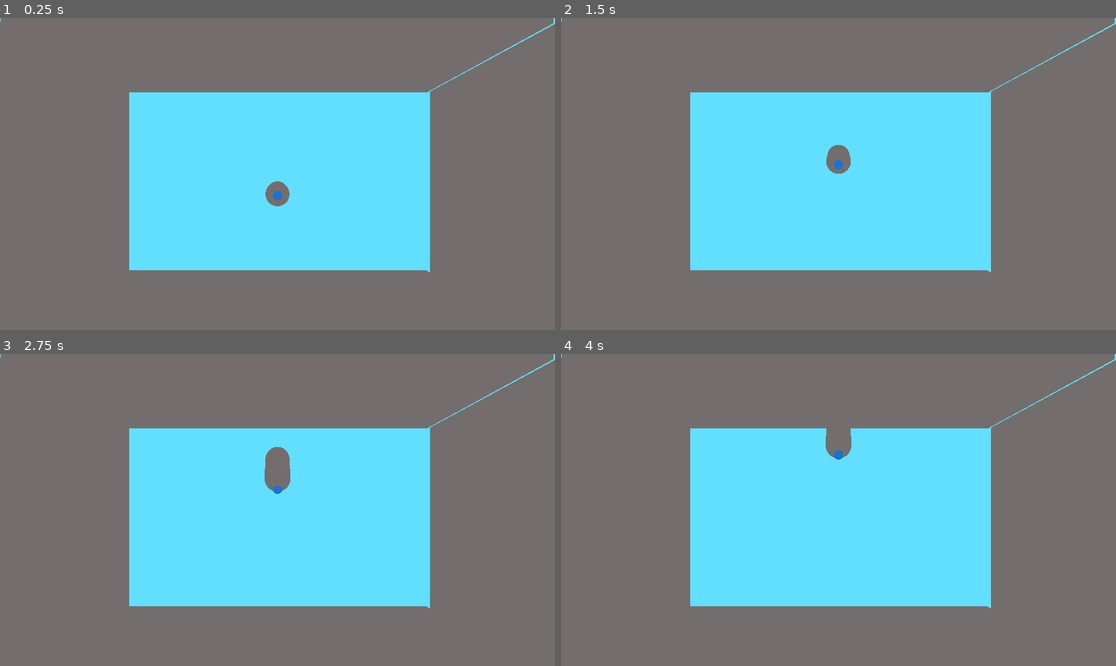
Above: before the commit, frames 1-4 (two rows, left to right).
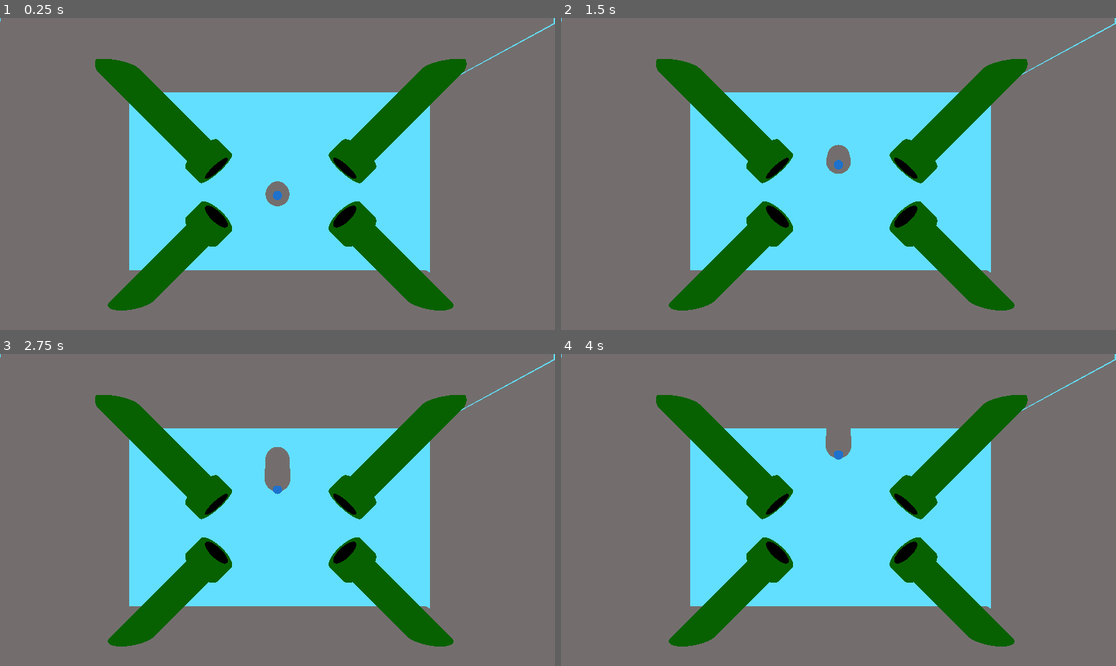
Above: after the commit, the same moments.

Repository: johnf008/Another_3d_Game
Game: Godot game, scene res://game.tscn
Two runs of this game, one before a commit and one after it. Both use one fixed random seed, a clock stepped at 60 frames per second and the inputs below.
Inputs:
- Up to frame 1 (0.25 s): no input
- Up to frame 2 (1.5 s): tap Enter at 0.5 s; hold Space (fly) 0.53-1.28 s; tap Space (fly) at 1.35 s
- Up to frame 3 (2.75 s): hold Space (fly) from 2.03 s (still down)
- Up to frame 4 (4 s): release Space (fly) at 2.78 s; tap Space (fly) at 2.85 s; hold Space (fly) from 3.53 s (still down)

The runs differ from the first frame. In frame 1, 11% of the frame differs, in the area x 17-85%, y 13-94%; in frame 2, 11%; in frame 3, 11%; in frame 4, 11%.

Commit message:
Made first module (taking on a infinite runner style to the flappy bird concept)

Diff:
--- a/game.tscn
+++ b/game.tscn
@@ -1,6 +1,7 @@
-[gd_scene load_steps=3 format=3 uid="uid://b2l0pjytxk854"]
+[gd_scene load_steps=4 format=3 uid="uid://b2l0pjytxk854"]
 
 [ext_resource type="PackedScene" uid="uid://cortf3dn5rur8" path="res://player/player.tscn" id="1_80nbo"]
+[ext_resource type="PackedScene" uid="uid://yo6c3rptu286" path="res://level/modules/module_one.tscn" id="2_e2o6t"]
 
 [sub_resource type="Environment" id="Environment_80nbo"]
 background_mode = 1
@@ -34,3 +35,5 @@
 [node name="CSGBox3D4" type="CSGBox3D" parent="."]
 transform = Transform3D(1, 0, 0, 0, 1, 0, 0, 0, 1, 0.0732841, -19.925, 24.5463)
 size = Vector3(63.8784, 0.612793, 20)
+
+[node name="module_one" parent="." instance=ExtResource("2_e2o6t")]
--- /dev/null
+++ b/level/modules/module_one.tscn
@@ -0,0 +1,33 @@
+[gd_scene load_steps=2 format=3 uid="uid://yo6c3rptu286"]
+
+[ext_resource type="PackedScene" uid="uid://dbo5hkjim80a5" path="res://level/pipe.tscn" id="1_eqi6e"]
+
+[node name="module_one" type="Node3D"]
+
+[node name="CSGBox3D" type="CSGBox3D" parent="."]
+transform = Transform3D(1, 0, 0, 0, 1, 0, 0, 0, 1, 0.0393066, 18.716, 24.5)
+size = Vector3(63.8784, 0.612793, 20)
+
+[node name="CSGBox3D2" type="CSGBox3D" parent="."]
+transform = Transform3D(-4.37114e-08, -1, 0, 1, -4.37114e-08, 0, 0, 0, 1, -32.9607, -0.844837, 24.5)
+size = Vector3(39, 0.612793, 20)
+
+[node name="CSGBox3D3" type="CSGBox3D" parent="."]
+transform = Transform3D(-4.37114e-08, -1, 0, 1, -4.37114e-08, 0, 0, 0, 1, 32.0393, -0.844837, 24.5)
+size = Vector3(39, 0.612793, 20)
+
+[node name="CSGBox3D4" type="CSGBox3D" parent="."]
+transform = Transform3D(1, 0, 0, 0, 1, 0, 0, 0, 1, 0.0732841, -19.925, 24.5463)
+size = Vector3(63.8784, 0.612793, 20)
+
+[node name="pipe" parent="." instance=ExtResource("1_eqi6e")]
+transform = Transform3D(0.707107, -0.707107, 0, 0.707107, 0.707107, 0, 0, 0, 1, 27, -23, 24.2017)
+
+[node name="pipe2" parent="." instance=ExtResource("1_eqi6e")]
+transform = Transform3D(-0.707107, 0.707107, -8.74228e-08, 0.707107, 0.707107, 0, 6.18172e-08, -6.18172e-08, -1, -28, -23, 24.2017)
+
+[node name="pipe3" parent="." instance=ExtResource("1_eqi6e")]
+transform = Transform3D(0.707107, -0.707107, 0, -0.707107, -0.707107, -8.74228e-08, 6.18172e-08, 6.18172e-08, -1, 27, 19, 24.2017)
+
+[node name="pipe4" parent="." instance=ExtResource("1_eqi6e")]
+transform = Transform3D(-0.707107, 0.707107, -8.74228e-08, -0.707107, -0.707107, 8.74228e-08, 7.10543e-15, 1.23634e-07, 1, -28, 19, 24.2017)
--- /dev/null
+++ b/level/pipe.tscn
@@ -0,0 +1,34 @@
+[gd_scene load_steps=4 format=3 uid="uid://dbo5hkjim80a5"]
+
+[sub_resource type="StandardMaterial3D" id="StandardMaterial3D_u4niv"]
+albedo_color = Color(0.117259, 0.805162, 0, 1)
+metallic = 0.68
+metallic_specular = 1.0
+roughness = 0.4
+
+[sub_resource type="CylinderMesh" id="CylinderMesh_hrf62"]
+material = SubResource("StandardMaterial3D_u4niv")
+top_radius = 2.5
+bottom_radius = 2.5
+height = 10.0
+
+[sub_resource type="StandardMaterial3D" id="StandardMaterial3D_glmxk"]
+albedo_color = Color(0, 0, 0, 1)
+metallic = 0.68
+metallic_specular = 1.0
+roughness = 0.4
+
+[node name="pipe" type="Node3D"]
+
+[node name="MeshInstance3D" type="MeshInstance3D" parent="."]
+transform = Transform3D(1, 0, 0, 0, 2.30413, 0, 0, 0, 1, 0, 11.5698, 0)
+mesh = SubResource("CylinderMesh_hrf62")
+
+[node name="MeshInstance3D2" type="MeshInstance3D" parent="."]
+transform = Transform3D(1.37674, 0, 0, 0, 0.317219, 0, 0, 0, 1.37674, 0, 22.5418, 0)
+mesh = SubResource("CylinderMesh_hrf62")
+
+[node name="MeshInstance3D3" type="MeshInstance3D" parent="."]
+transform = Transform3D(0.963719, 0, 0, 0, 0.222053, 0, 0, 0, 0.963719, 0, 23.0529, 0)
+mesh = SubResource("CylinderMesh_hrf62")
+surface_material_override/0 = SubResource("StandardMaterial3D_glmxk")
--- a/level/scene_template_size.tscn
+++ b/level/scene_template_size.tscn
@@ -1,6 +1,6 @@
 [gd_scene format=3 uid="uid://ci5c8vw6b2xga"]
 
-[node name="pipe_module_one" type="Node3D"]
+[node name="scene_template_size" type="Node3D"]
 
 [node name="CSGBox3D" type="CSGBox3D" parent="."]
 transform = Transform3D(1, 0, 0, 0, 1, 0, 0, 0, 1, 0.0393066, 18.716, 24.5)
